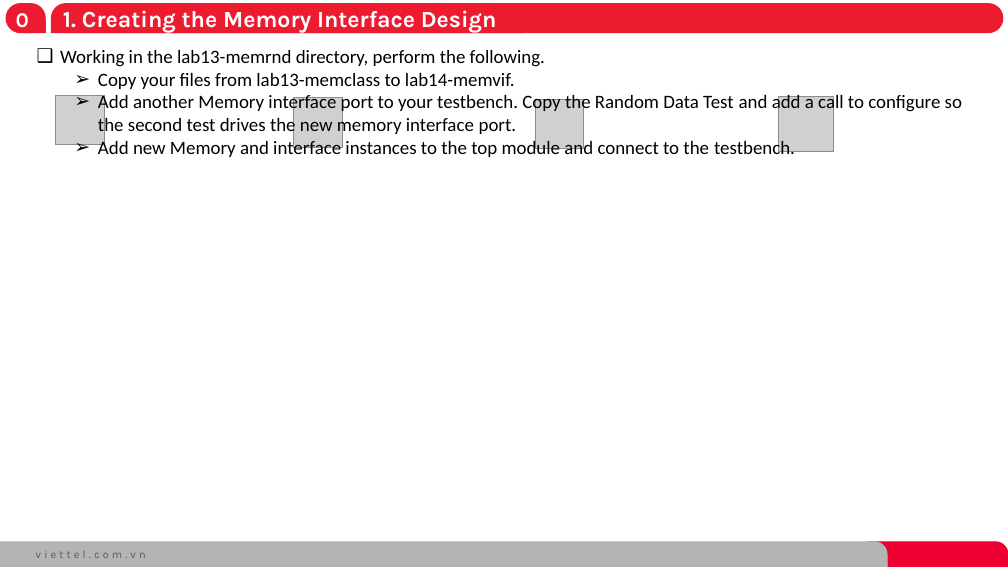
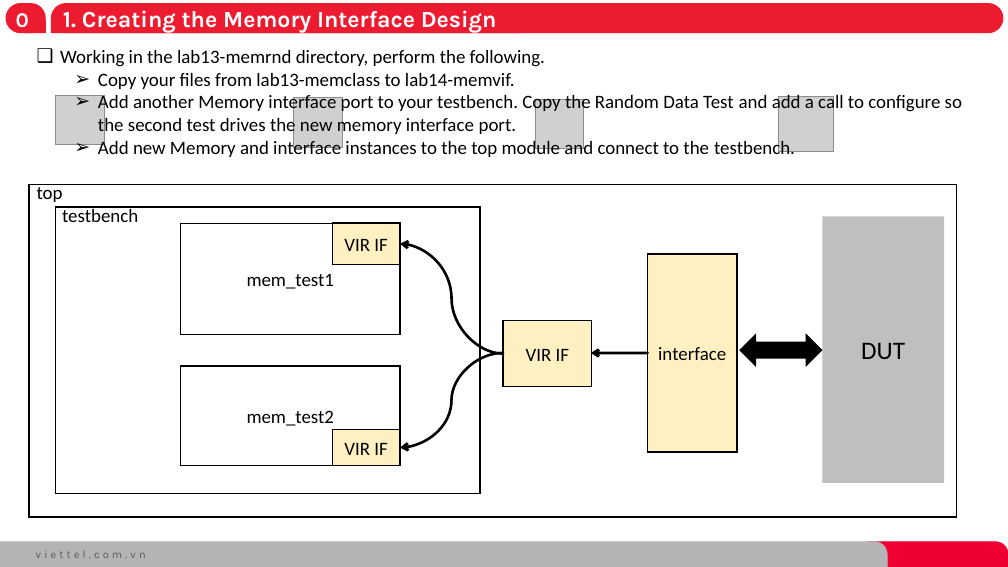
Before and after one commit to hungkem/hungkem-SystemVerilog-for-Design-and-Verification, a slide deck: slide 4 of LAB14.pptx. Drawn at 1008x567 pixels with LibreOffice and Linux fonts; fonts in the diff are those of the drawing; grey boxes stand for pictures; background and template pictures are left out. Boxes give left, top, right and bottom in pixels: in the first picture for what was removed or moved away, otherwise in the second. Text is boxed around its words. In the diff, an @@ line names an element or a change of style, - is before the commit and + after.

```diff
--- a/LAB14.pptx
+++ b/LAB14.pptx
@@ text at [60, 50, 962, 159]: paragraphs added @@
+top
+testbench
@@ rectangle added at [29, 185, 957, 517], outline #000000 1.5 pt @@
@@ rectangle added at [55, 207, 480, 494], outline #000000 1.5 pt @@
@@ rectangle added at [181, 224, 400, 335], outline #000000 1.5 pt, 18 pt, text #000000 @@
+mem_test1
@@ rectangle added at [333, 223, 400, 265], fill #FFF0C2, outline #000000 1.5 pt, 18 pt, text #000000 @@
+VIR IF
@@ rectangle added at [823, 216, 944, 483], fill #BFBFBF, 24 pt, text #000000 @@
+DUT
@@ curved arrow added from (503, 354) to (400, 243), #000000 2.5 pt @@
@@ rectangle added at [648, 254, 737, 452], fill #FFF0C2, outline #000000 1.5 pt, 18 pt, text #000000 @@
+interface
@@ rectangle added at [503, 321, 591, 386], fill #FFF0C2, outline #000000 1.5 pt, 18 pt, text #000000 @@
+VIR IF
@@ curved arrow added from (503, 353) to (400, 448), #000000 2.5 pt @@
@@ arrow added from (648, 353) to (591, 353), #000000 2.5 pt @@
@@ left right arrow added at [740, 334, 822, 366], fill #000000, outline #000000 1 pt @@
@@ rectangle added at [181, 366, 400, 466], outline #000000 1.5 pt, 18 pt, text #000000 @@
+mem_test2
@@ rectangle added at [333, 430, 400, 466], fill #FFF0C2, outline #000000 1.5 pt, 18 pt, text #000000 @@
+VIR IF
```
Also in this commit, not shown: 7 other files.
